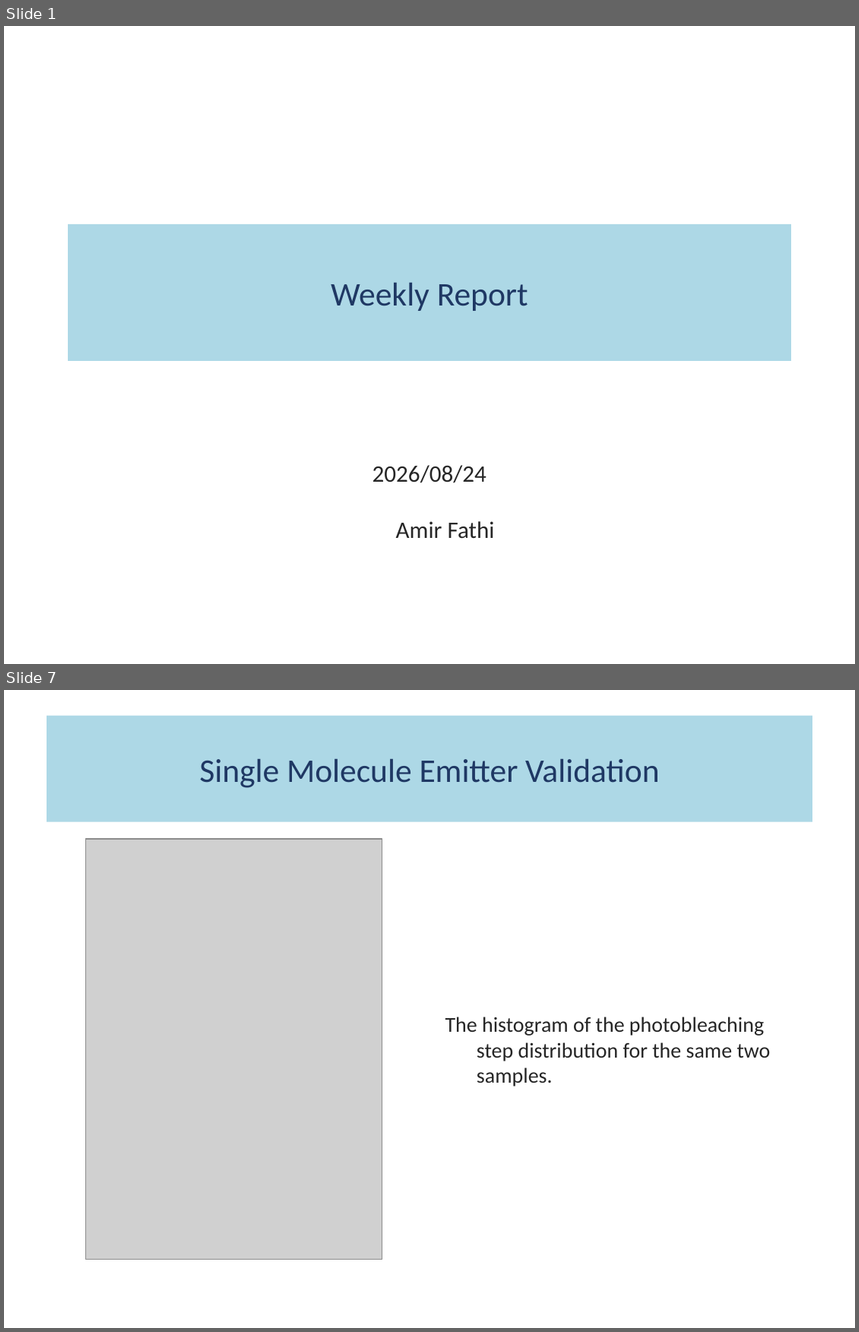
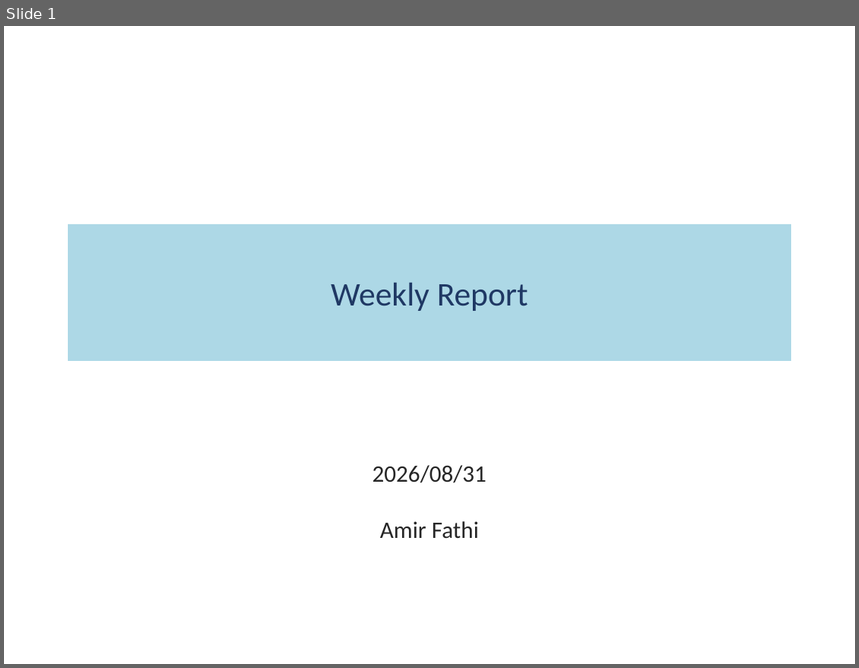
Before and after one commit to fathi0amir/ppt-with-quarto, a slide deck: main.pptx. Shown one above the other, each under a label of ours: slides 1 and 7 before the commit, slide 1 after it; the slides between them are not shown. The pictures are 859x1332 and 859x668 pixels, drawn with LibreOffice and Linux fonts; fonts in the diff are those of the drawing; grey boxes stand for pictures. Boxes give left, top, right and bottom in pixels: in the first picture for what was removed or moved away, otherwise in the second. Text is boxed around its words. In the diff, an @@ line names an element or a change of style, - is before the commit and + after.

```diff
--- a/main.pptx
+++ b/main.pptx
@@ slide 7 removed at box(4, 690, 855, 1328), background #FFFFFF @@
@@ title removed at box(47, 716, 813, 822) @@
-Single Molecule Emitter Validation
@@ picture removed at box(86, 839, 382, 1259) @@
@@ text removed at box(446, 1017, 771, 1087) @@
-The histogram of the photobleaching step distribution for the same two samples.
@@ slide 1 changed as well @@
@@ subtitle at box(373, 465, 487, 539): text changed @@
-2026/08/24
-Amir Fathi
+2026/08/31
+Amir Fathi
```
Also in this commit, not shown: 3 other slides changed, 5 slides added, 3 other slides removed, 5 other files.
